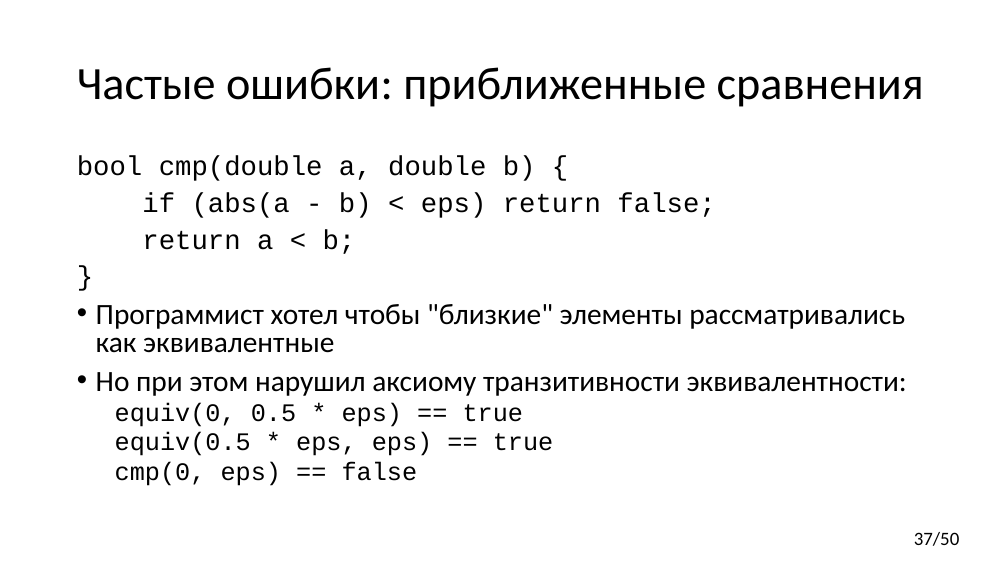
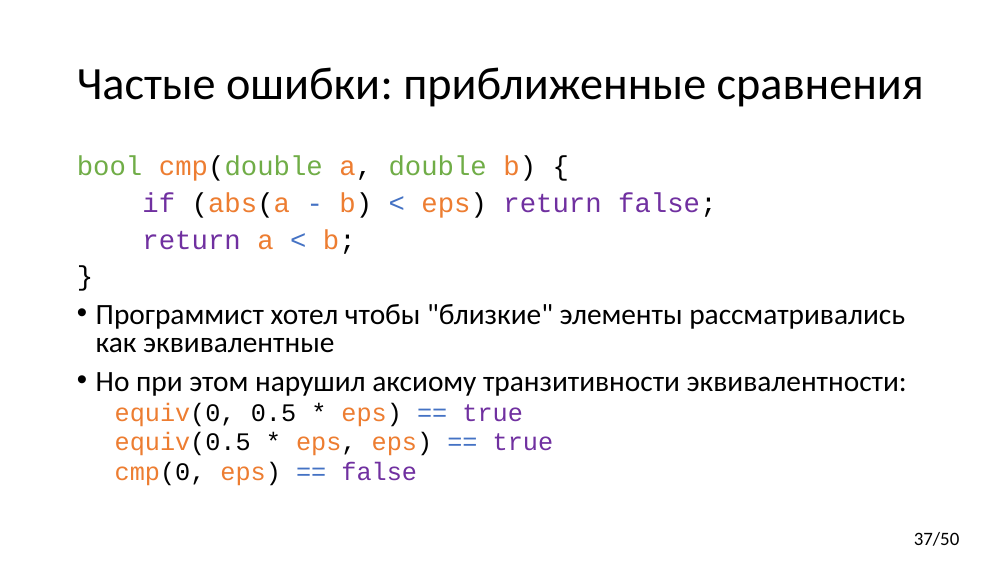
Before and after one commit to yugr/CppRussia, a slide deck: slide 37 of 2023/RU.pptx. Drawn at 1008x567 pixels with LibreOffice and Linux fonts; fonts in the diff are those of the drawing. Boxes give left, top, right and bottom in pixels: in the first picture for what was removed or moved away, otherwise in the second. Text is boxed around its words. In the diff, an @@ line names an element or a change of style, - is before the commit and + after.

Commit message:
Format code examples.

```diff
--- a/2023/RU.pptx
+++ b/2023/RU.pptx
@@ text at bbox=[77, 156, 717, 486]: text colour #000000 to #70AD47 in "bool cmp(double double"; text colour #000000 to #ED7D31 in "cmp(double a, b)", "(abs(a b) eps)", "a b;", "equiv(0, eps)" and 2 more places; text colour #000000 to #7030A0 in "if return false;", "return", "true", "true" and 1 more places; text colour #000000 to #4472C4 in "- <", "<", "==", "==" and 1 more places @@
```
Also in this commit, not shown: 22 other slides changed.
